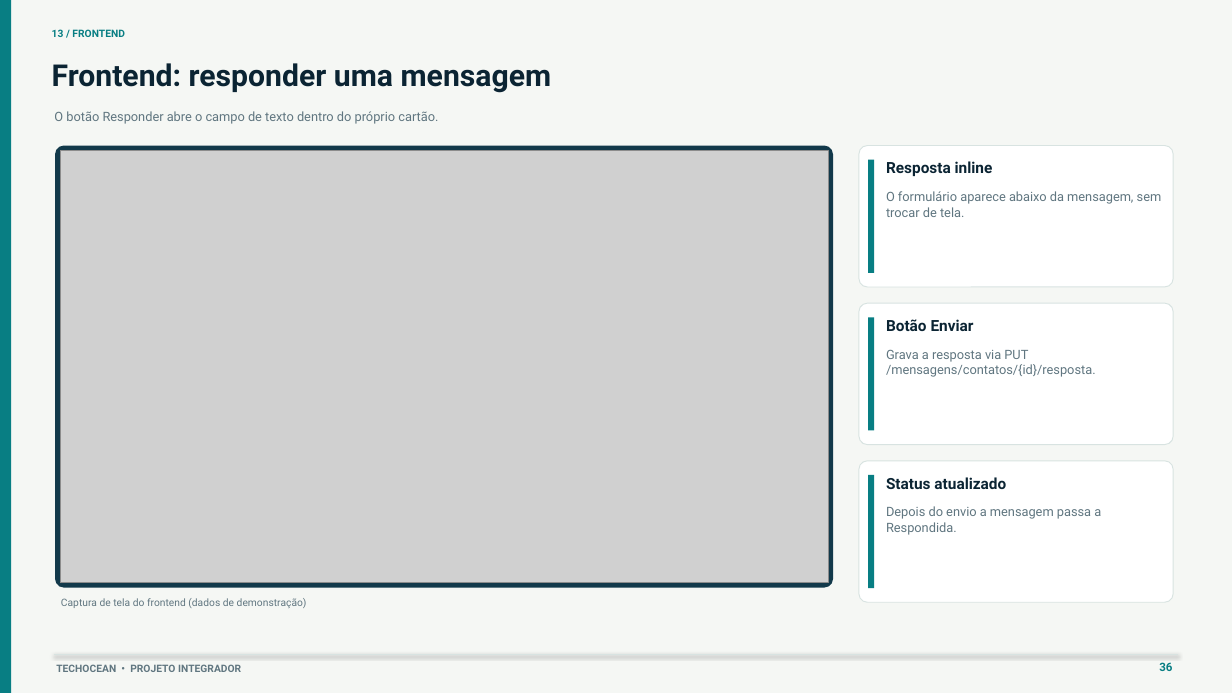
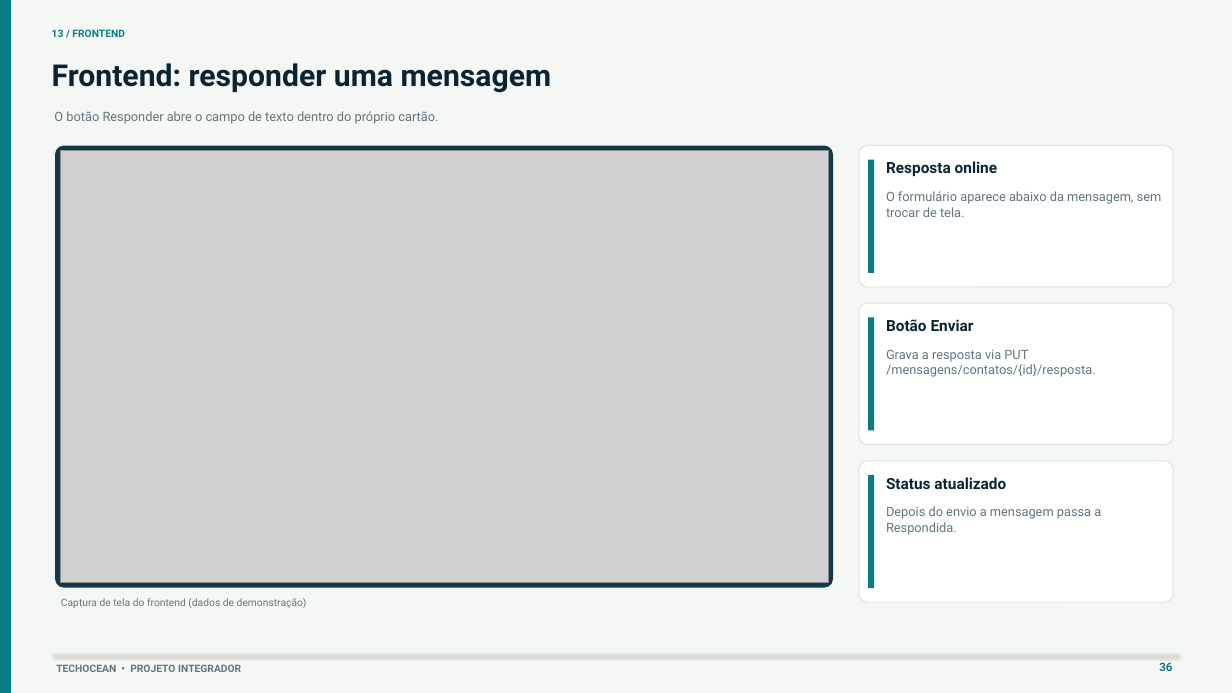
Before and after one commit to Huaiana/trabalho-projeto-integrador-grupo-3, a slide deck: slide 36 of docs/Apresentacao_TechOcean_Com_Codigo.pptx. Drawn at 1232x693 pixels with LibreOffice and Linux fonts; fonts in the diff are those of the drawing; grey boxes stand for pictures. Boxes give left, top, right and bottom in pixels: in the first picture for what was removed or moved away, otherwise in the second. Text is boxed around its words. In the diff, an @@ line names an element or a change of style, - is before the commit and + after.

Commit message:
# Please enter the commit message for your changes. Lines starting # with '#' will be ignored, and an empty message aborts the commit. # # On branch main # Your branch is up to date with 'origin/main'. # # Changes to be committed: #	modified:   docs/Apresentacao_TechOcean_Com_Codigo.pptx #

```diff
--- a/docs/Apresentacao_TechOcean_Com_Codigo.pptx
+++ b/docs/Apresentacao_TechOcean_Com_Codigo.pptx
@@ text at (886, 161, 997, 176): text changed @@
-Resposta inline
+Resposta online
```
